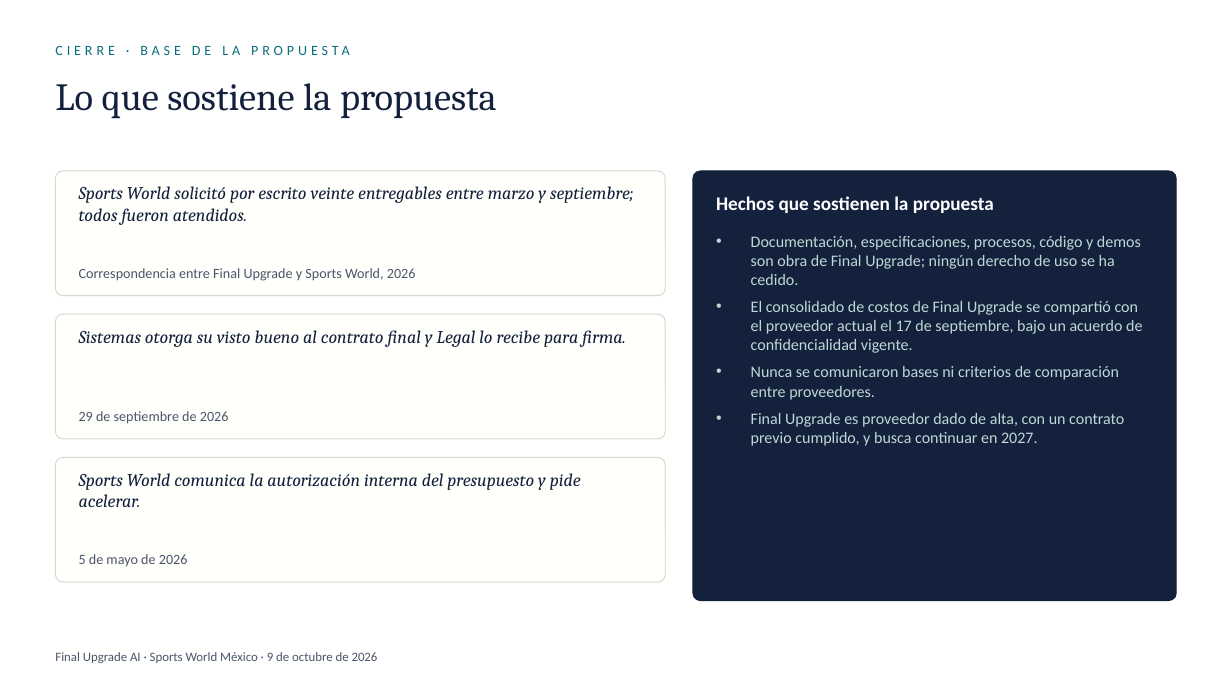
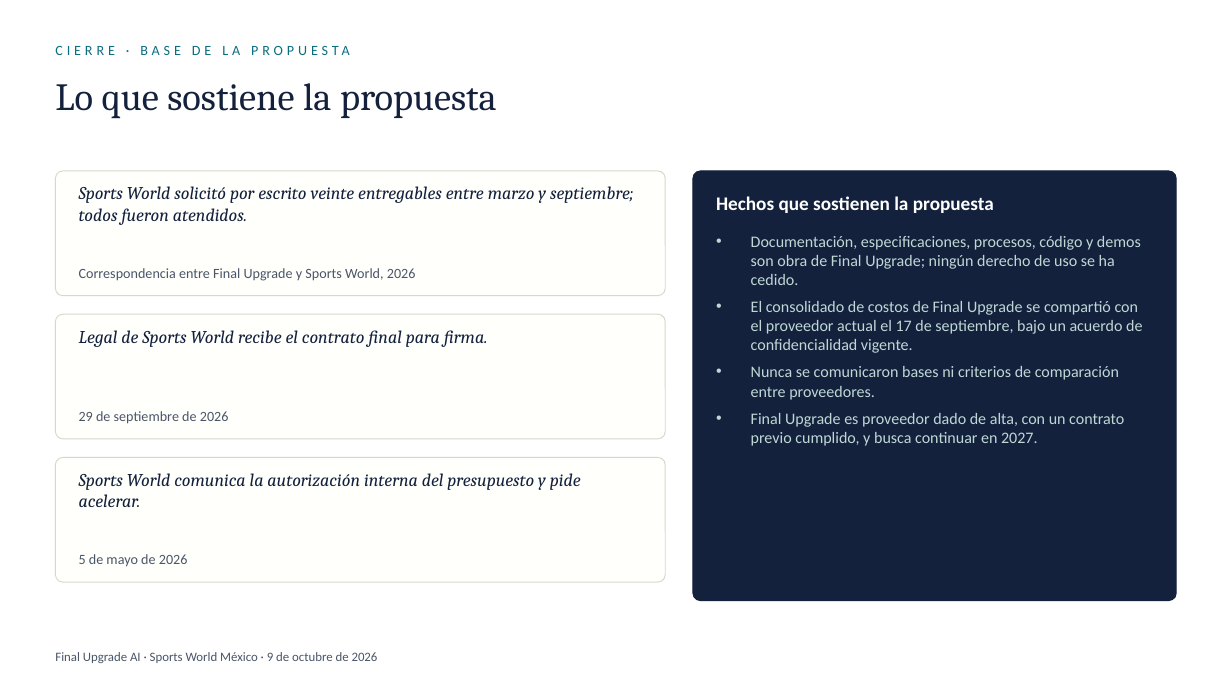
Before and after one commit to EricToled564/SW-Business-Development-System, a slide deck: slide 12 of entregables-2026-10-09/Sports-World-Cierre-justo-2026-10-09.pptx. Drawn at 1232x693 pixels with LibreOffice and Linux fonts; fonts in the diff are those of the drawing. Boxes give left, top, right and bottom in pixels: in the first picture for what was removed or moved away, otherwise in the second. Text is boxed around its words. In the diff, an @@ line names an element or a change of style, - is before the commit and + after.

```diff
--- a/entregables-2026-10-09/Sports-World-Cierre-justo-2026-10-09.pptx
+++ b/entregables-2026-10-09/Sports-World-Cierre-justo-2026-10-09.pptx
@@ text at bbox=[79, 330, 488, 347]: text changed @@
-Sistemas otorga su visto bueno al contrato final y Legal lo recibe para firma.
+Legal de Sports World recibe el contrato final para firma.
```
Also in this commit, not shown: 1 other slide changed, 1 other file.
